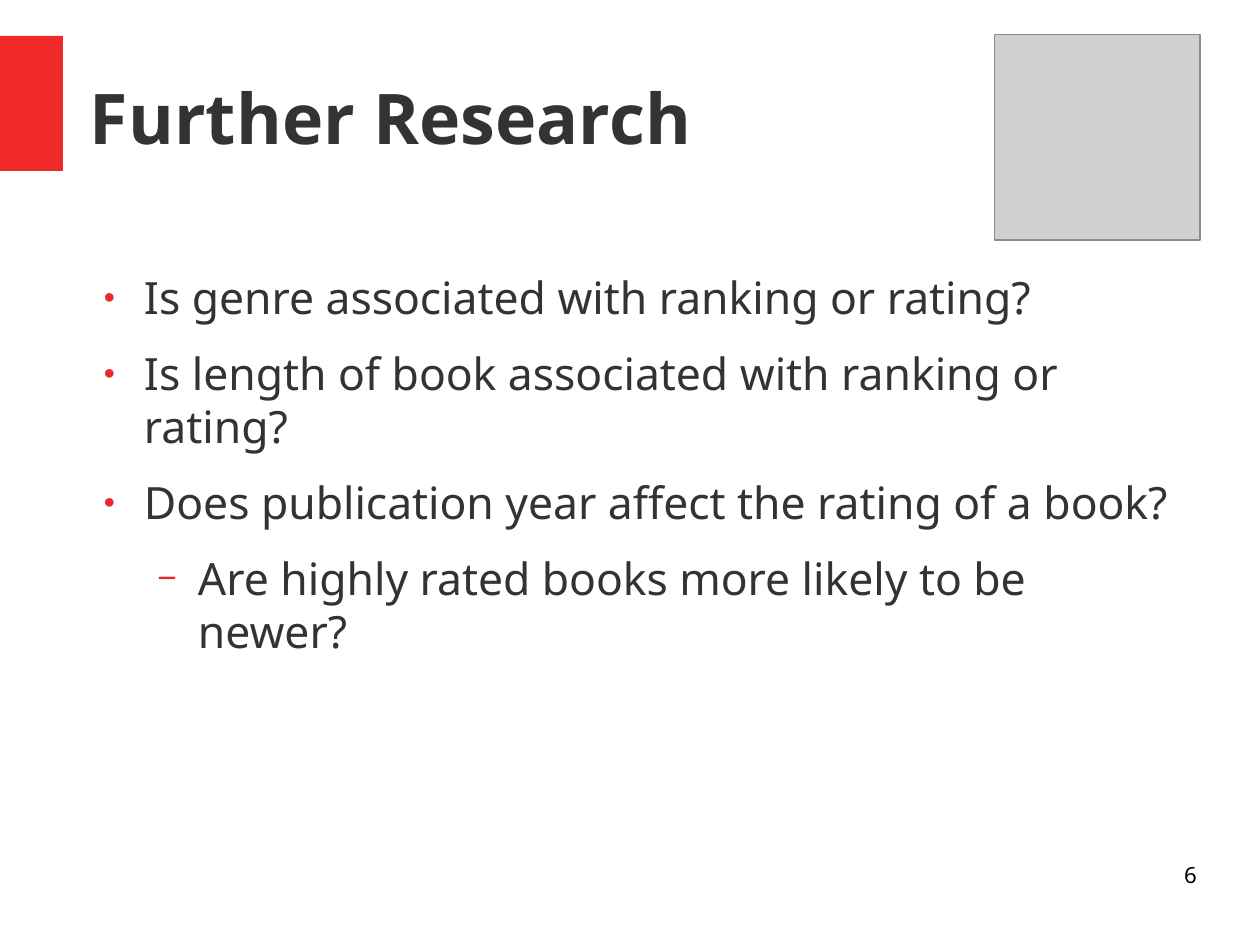
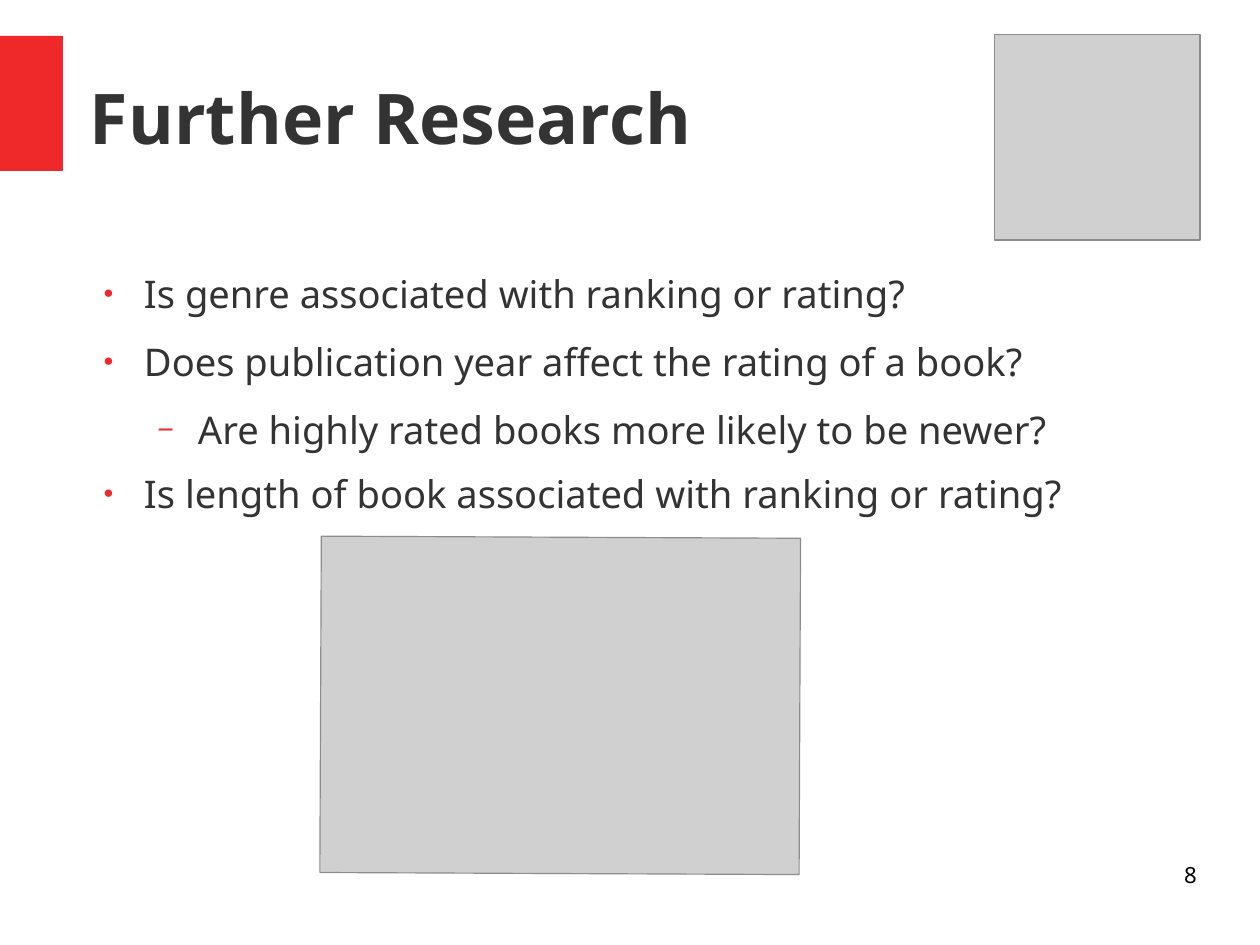
Before and after one commit to Shredder42/must_read_books, a slide deck: slide 8 of presentation.odp (slide 6 before the commit). Drawn at 1260x945 pixels with LibreOffice and Linux fonts; fonts in the diff are those of the drawing; grey boxes stand for pictures. Boxes give left, top, right and bottom in pixels: in the first picture for what was removed or moved away, otherwise in the second. Text is boxed around its words. In the diff, an @@ line names an element or a change of style, - is before the commit and + after.

```diff
--- a/presentation.odp
+++ b/presentation.odp
@@ text at box(144, 279, 1046, 453): size 28 to 24 pt in "Is genre associated with ranking or rating?", "Does publication year affect the rating of ...", "Are highly rated books more likely to ..." @@
@@ text at box(144, 356, 1057, 454): paragraph removed @@
-● Is length of book associated with ranking or rating?
@@ text at box(144, 479, 1061, 517): paragraph added @@
+● Is length of book associated with ranking or rating?
@@ picture added at box(320, 536, 800, 874) @@
@@ page number at box(1184, 867, 1197, 884): text changed @@
-6
+8
```
Also in this commit, not shown: 3 other slides changed, 4 slides added, 2 slides removed, 13 other files.
